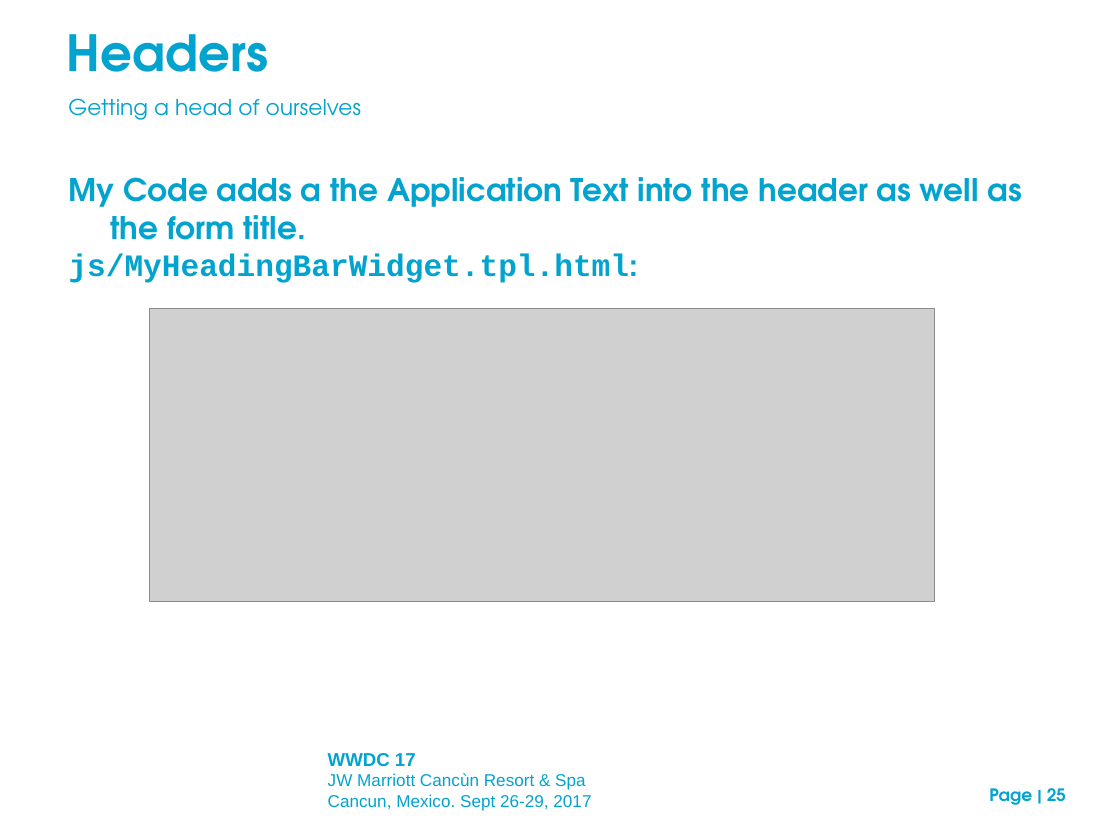
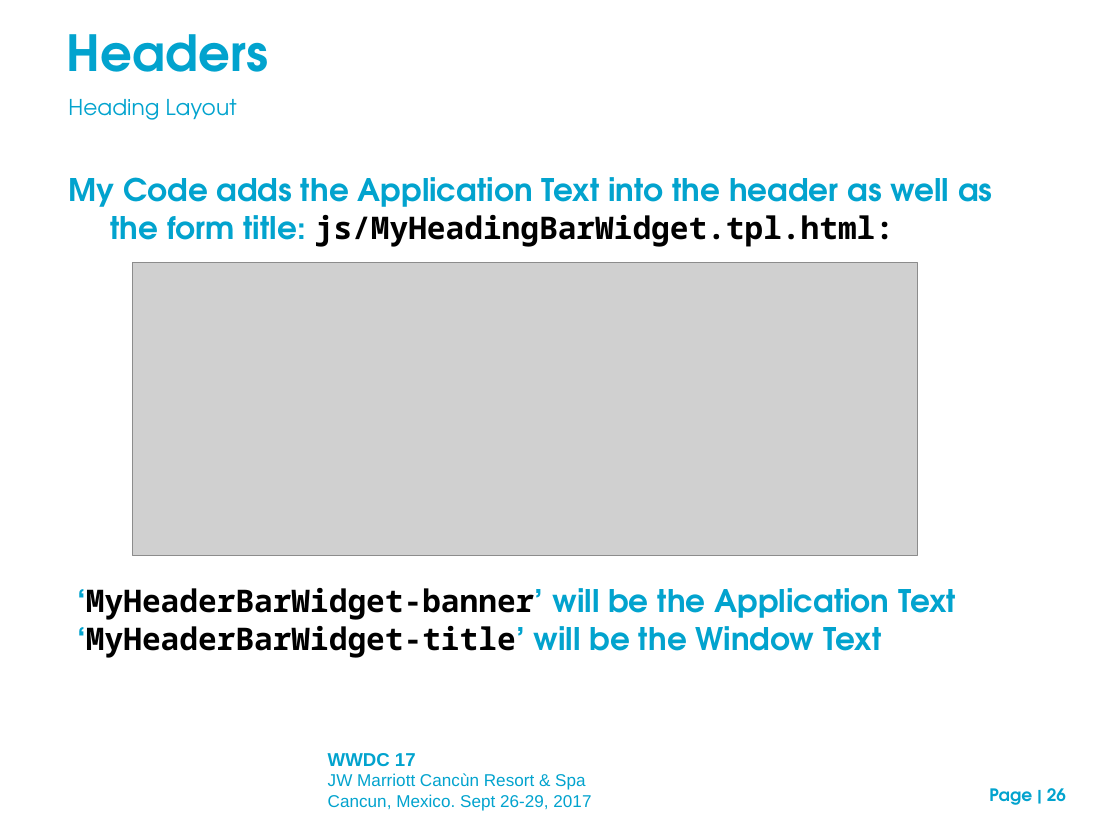
Before and after one commit to neilm-fourjs/njms_demos310, a slide deck: slide 26 of gbc/presentation/GBC_customization_draft.ppt (slide 25 before the commit). Drawn at 1120x840 pixels with LibreOffice and Linux fonts; fonts in the diff are those of the drawing; grey boxes stand for pictures; background and template pictures are left out. Boxes give left, top, right and bottom in pixels: in the first picture for what was removed or moved away, otherwise in the second. Text is boxed around its words. In the diff, an @@ line names an element or a change of style, - is before the commit and + after.

```diff
--- a/gbc/presentation/GBC_customization_draft.ppt
+++ b/gbc/presentation/GBC_customization_draft.ppt
@@ text at [68, 99, 237, 120]: text changed @@
-Getting a head of ourselves
+Heading Layout
@@ text at [69, 177, 992, 658]: text changed @@
-My Code adds a the Application Text into the header as well as the form title.
-js/MyHeadingBarWidget.tpl.html:
+My Code adds the Application Text into the header as well as the form title: js/MyHeadingBarWidget.tpl.html:
+‘MyHeaderBarWidget-banner’ will be the Application Text
+‘MyHeaderBarWidget-title’ will be the Window Text
@@ picture: place and size @@
-picture at [150, 309, 935, 601]
+picture at [132, 263, 917, 556]
@@ page number at [989, 788, 1066, 805]: text changed @@
-Page | 25
+Page | 26
```
Also in this commit, not shown: 17 other slides changed, 7 slides added, 1 slide removed, 1 other file.
